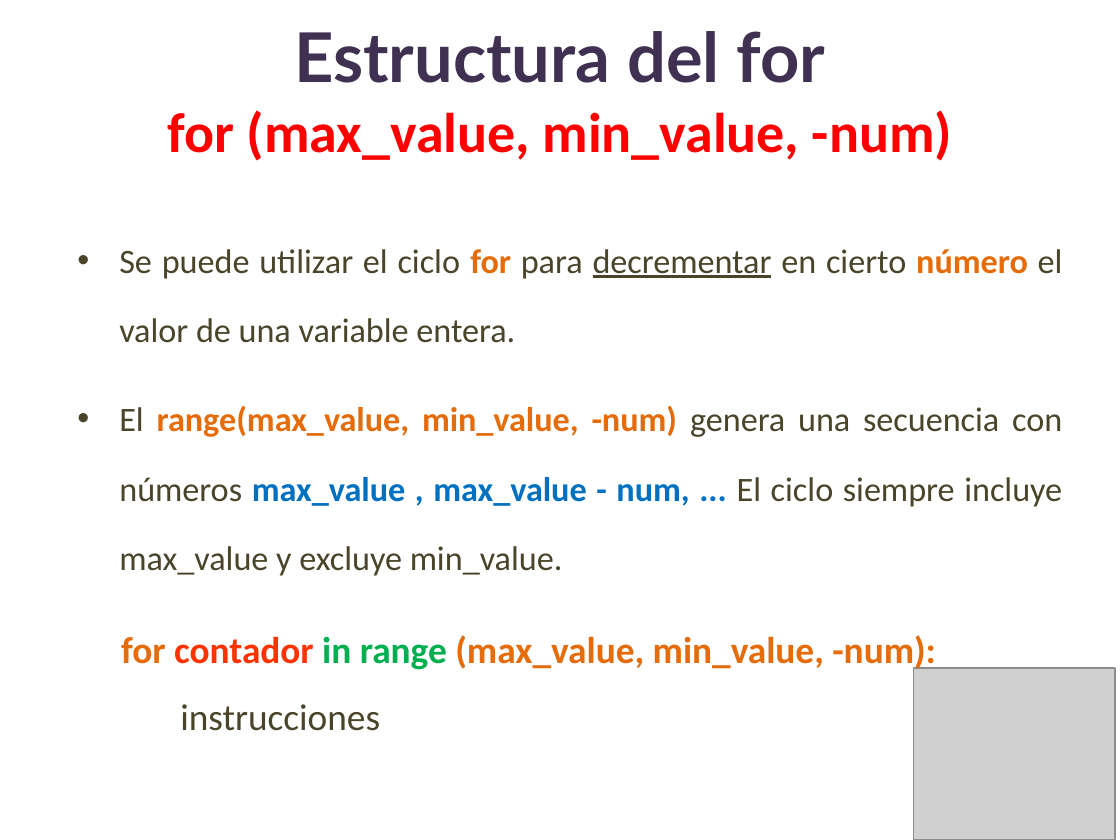
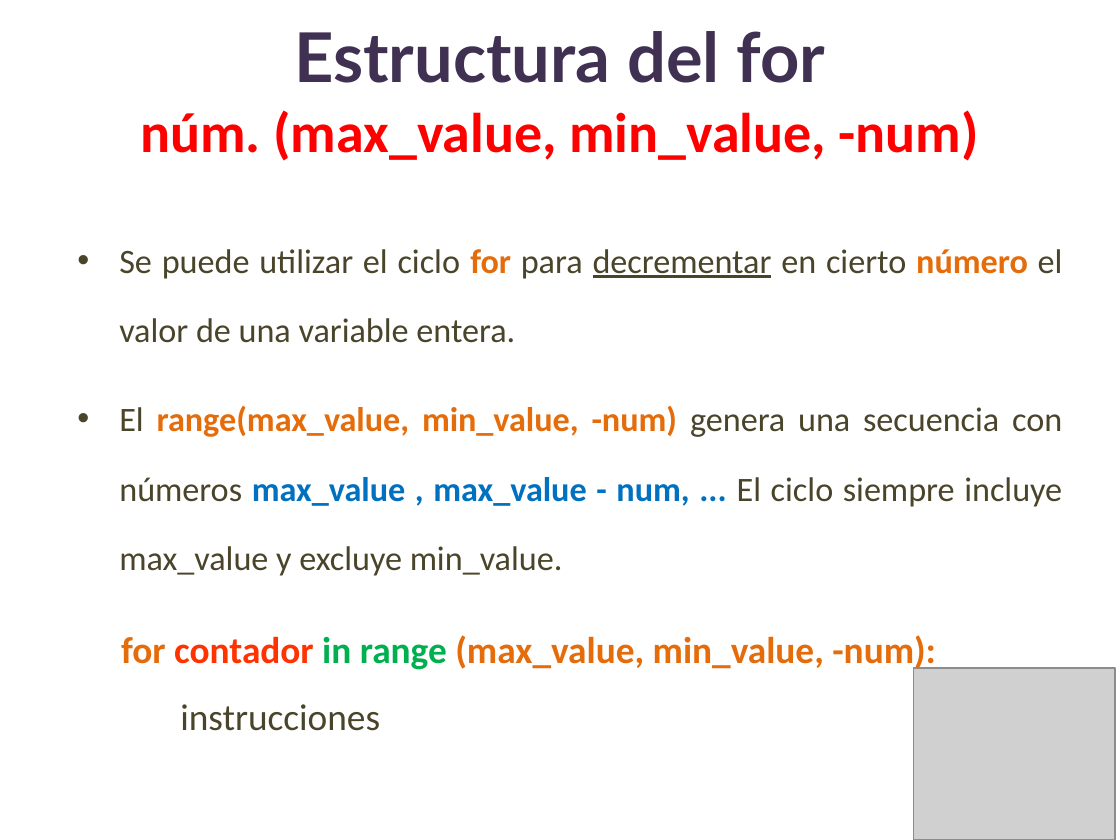
Before and after one commit to lizetheP/PensamientoC, a slide deck: slide 18 of CalendarioAgo2022/presentaciones/8_For.pptx. Drawn at 1120x840 pixels with LibreOffice and Linux fonts; fonts in the diff are those of the drawing; grey boxes stand for pictures. Boxes give left, top, right and bottom in pixels: in the first picture for what was removed or moved away, otherwise in the second. Text is boxed around its words. In the diff, an @@ line names an element or a change of style, - is before the commit and + after.

```diff
--- a/CalendarioAgo2022/presentaciones/8_For.pptx
+++ b/CalendarioAgo2022/presentaciones/8_For.pptx
@@ title at (140,31,979,161): text changed @@
-Estructura del for
-for (max_value, min_value, -num)
+Estructura del for
+núm. (max_value, min_value, -num)
```
Also in this commit, not shown: 4 other slides changed.
